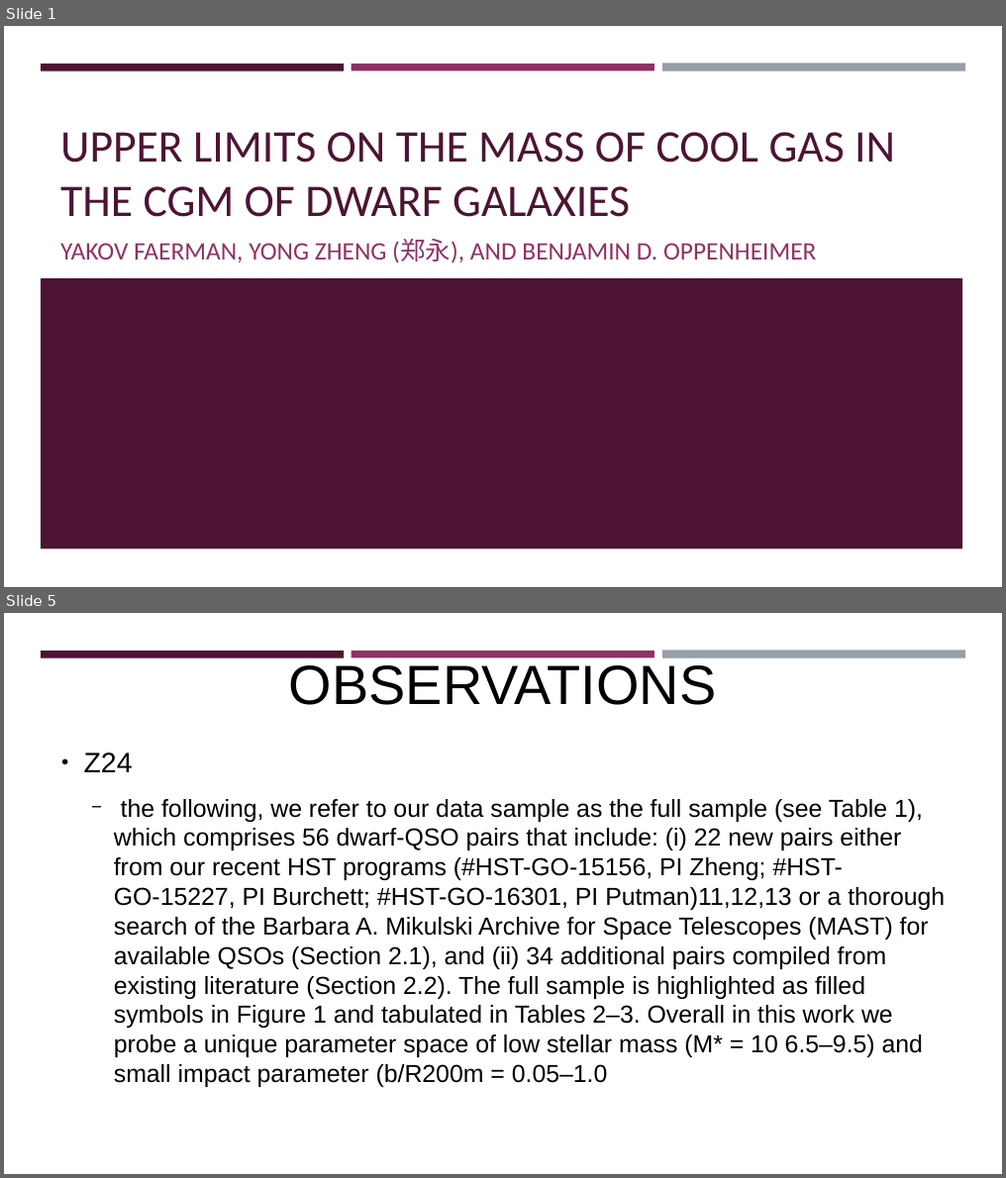
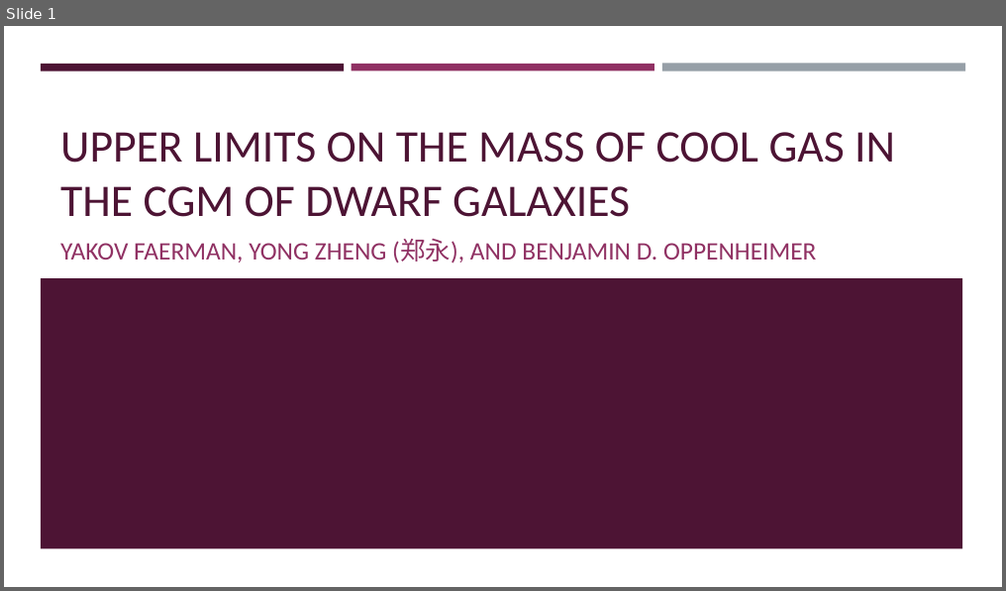
Before and after one commit to brockparker/Research, a slide deck: CGM/CGM_Group_20250204.pptx. Shown one above the other, each under a label of ours: slides 1 and 5 before the commit, slide 1 after it; the slides between them are not shown. The pictures are 1006x1178 and 1006x591 pixels, drawn with LibreOffice and Linux fonts; fonts in the diff are those of the drawing. Boxes give left, top, right and bottom in pixels: in the first picture for what was removed or moved away, otherwise in the second. Text is boxed around its words. In the diff, an @@ line names an element or a change of style, - is before the commit and + after.

```diff
--- a/CGM/CGM_Group_20250204.pptx
+++ b/CGM/CGM_Group_20250204.pptx
@@ slide 5 removed at <box>4,613,1002,1174</box>, background #FFFFFF; not listed: 3 template elements that a slide beside it also shows @@
@@ title removed at <box>289,665,716,705</box> @@
-OBSERVATIONS
@@ text removed at <box>84,753,944,1087</box> @@
-● Z24
-  − the following, we refer to our data sample as the full sample (see Table 1), which comprises 56 dwarf-QSO pairs that include: (i) 22 new pairs either from our recent HST programs (#HST-GO-15156, PI Zheng; #HST-GO-15227, PI Burchett; #HST-GO-16301, PI Putman)11,12,13 or a thorough search of the Barbara A. Mikulski Archive for Space Telescopes (MAST) for available QSOs (Section 2.1), and (ii) 34 additional pairs compiled from existing literature (Section 2.2). The full sample is highlighted as filled symbols in Figure 1 and tabulated in Tables 2–3. Overall in this work we probe a unique parameter space of low stellar mass (M* = 10 6.5–9.5) and small impact parameter (b/R200m = 0.05–1.0
```
Also in this commit, not shown: 15 slides added, 8 other slides removed, 1 other file.
